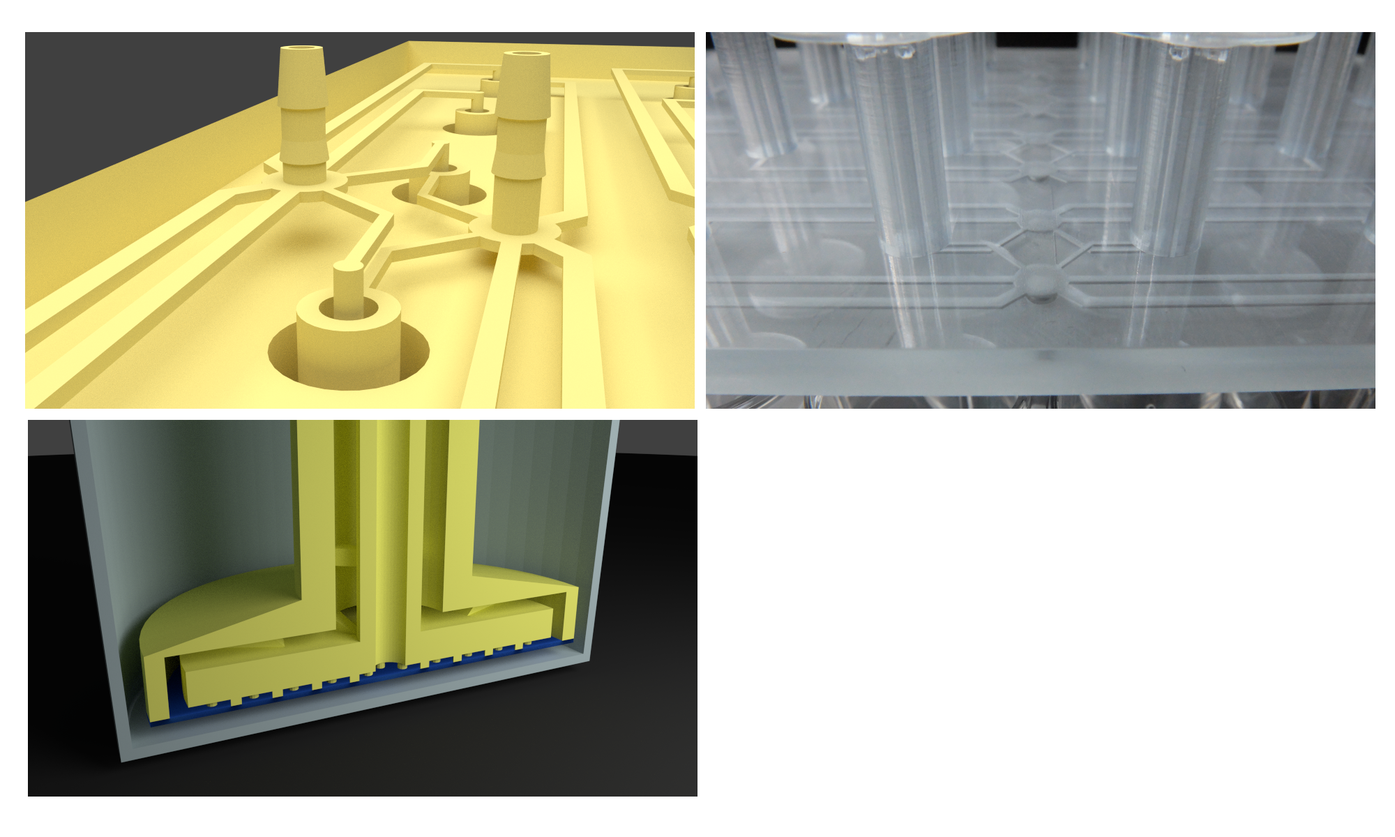
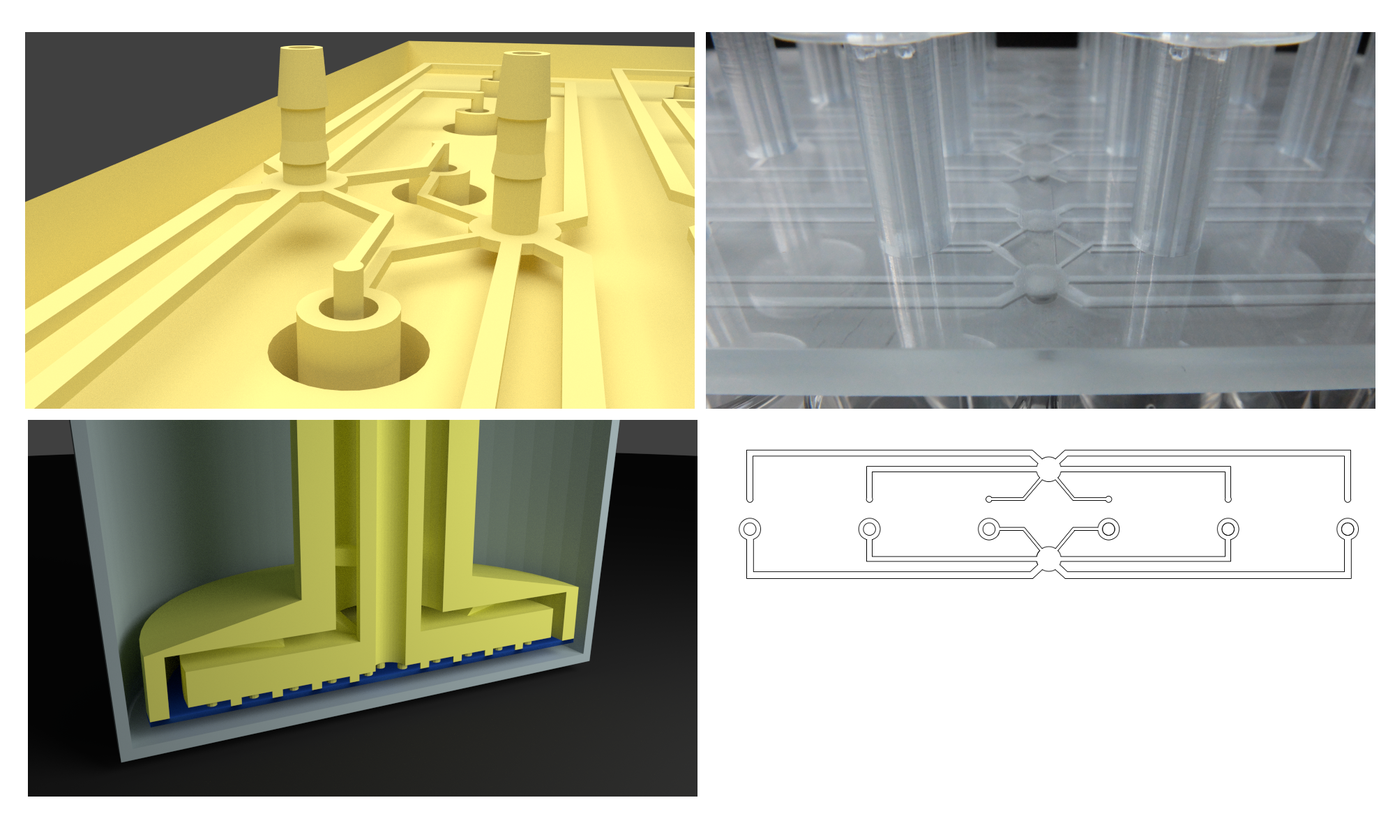
Revision of a layered (1395, 837) image; what changed, layer by layer:
added layer "2D-network-render-seperated.pdf" above "Background" over [737, 449, 1360, 579]
